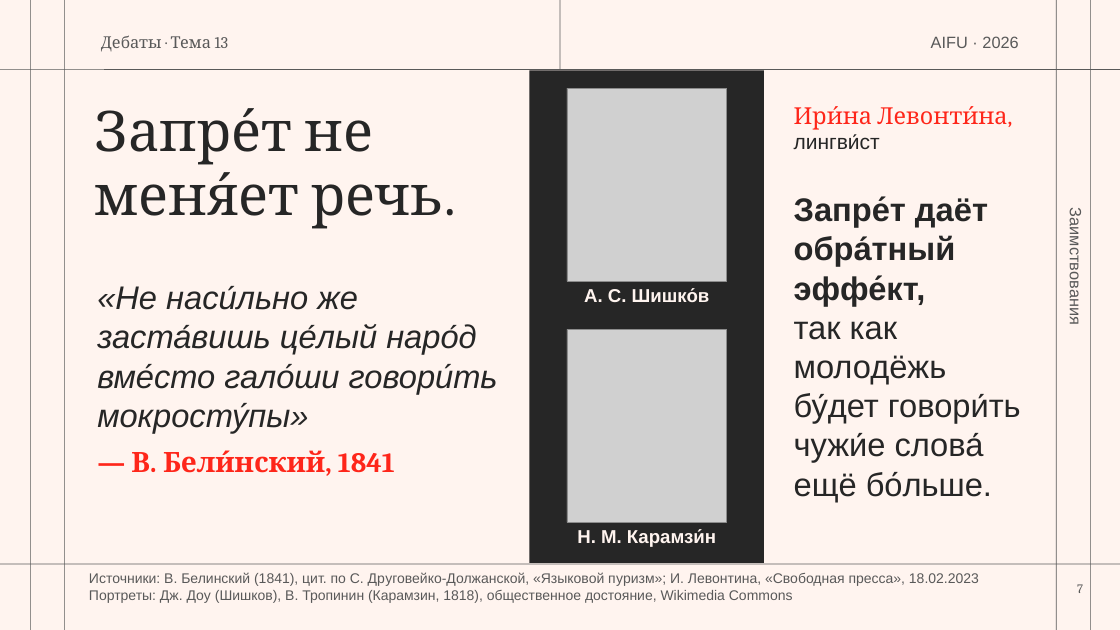
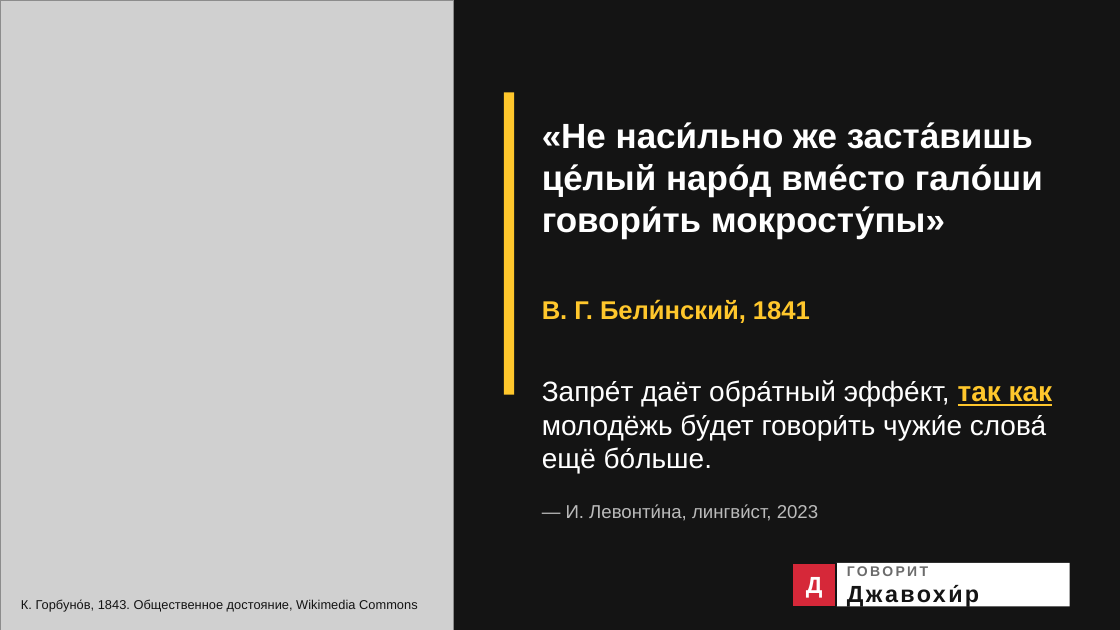
Before and after one commit to maqsudjon-cell/mp, a slide deck: slide 13 of show/files/zaimstvovaniya.pptx (slide 7 before the commit). Drawn at 1120x630 pixels with LibreOffice and Linux fonts; fonts in the diff are those of the drawing; grey boxes stand for pictures. Boxes give left, top, right and bottom in pixels: in the first picture for what was removed or moved away, otherwise in the second. Text is boxed around its words. In the diff, an @@ line names an element or a change of style, - is before the commit and + after.

```diff
--- a/show/files/zaimstvovaniya.pptx
+++ b/show/files/zaimstvovaniya.pptx
@@ background #FFF4EF to #141414 @@
@@ picture added at [0,0,454,630] @@
@@ line removed from (30, 0) to (30, 630) @@
@@ line removed from (65, 0) to (65, 630) @@
@@ line removed from (560, 0) to (560, 70) @@
@@ line removed from (1056, 0) to (1056, 630) @@
@@ line removed from (1091, 0) to (1091, 630) @@
@@ text removed at [101,35,228,52] @@
-Дебаты · Тема 13
@@ text removed at [931,36,1018,48] @@
-AIFU · 2026
@@ line removed from (0, 70) to (1120, 70) @@
@@ rectangle removed at [529,71,764,564] @@
@@ text at [542,122,1043,239]: paragraph removed @@
-— В. Бели́нский, 1841
@@ text "«Не наси́льно же заста́вишь це́лый ...": place and size @@
-text "«Не наси́льно же заста́вишь це́лый ..." at [97,286,498,433]
+text "«Не наси́льно же заста́вишь це́лый ..." at [542,122,1043,239]
@@ text "«Не наси́льно же заста́вишь це́лый ..." at [542,122,1043,239]: size 28 to 30 pt, text colour #262626 to #FFFFFF, bold on, italic off; vertical alignment top to middle @@
@@ picture removed at [567,88,727,281] @@
@@ text removed at [95,108,444,229] @@
-Запре́т не
-меня́ет речь.
@@ rectangle added at [504,92,514,395], fill #FFC72C @@
@@ text removed at [1066,219,1084,322] @@
-Заимствования
@@ text added at [542,299,810,323], 22 pt, text #FFC72C, bold @@
+В. Г. Бели́нский, 1841
@@ text removed at [584,288,709,302] @@
-А. С. Шишко́в
@@ picture removed at [567,329,727,523] @@
@@ text at [542,380,1053,474]: text changed; size 28 to 24 pt; text colour #262626 to #FFFFFF @@
-Запре́т даёт обра́тный эффе́кт,
-так как молодёжь бу́дет говори́ть чужи́е слова́ ещё бо́льше.
+Запре́т даёт обра́тный эффе́кт, так как молодёжь бу́дет говори́ть чужи́е слова́ ещё бо́льше.
@@ text at [566,504,818,521]: text changed; size 20 to 16 pt; font Cambria to Arial; text colour #FE261A to #BBBBBB @@
-Ири́на Левонти́на,
-лингви́ст
+— И. Левонти́на, лингви́ст, 2023
@@ text removed at [577,529,716,547] @@
-Н. М. Карамзи́н
@@ line removed from (0, 564) to (1120, 564) @@
@@ rectangle added at [792,563,1070,607], fill #FFFFFF @@
@@ rectangle added at [792,563,836,607], fill #D62839, outline #141414 1.5 pt @@
@@ text added at [847,566,979,607], 20 pt, text #141414, bold @@
+ГОВОРИТ Джавохи́р
@@ text added at [21,599,418,612], 11 pt, text #141414 @@
+К. Горбуно́в, 1843. Общественное достояние, Wikimedia Commons
@@ text removed at [89,572,979,603] @@
-Источники: В. Белинский (1841), цит. по С. Друговейко-Должанской, «Языковой пуризм»; И. Левонтина, «Свободная пресса», 18.02.2023
-Портреты: Дж. Доу (Шишков), В. Тропинин (Карамзин, 1818), общественное достояние, Wikimedia Commons
@@ text added at [806,577,823,598], 20 pt, text #FFFFFF, bold @@
+Д
@@ page number removed at [1077,584,1083,593] @@
-7
```
Also in this commit, not shown: 2 other slides changed, 17 slides added, 9 slides removed, 21 other files.
